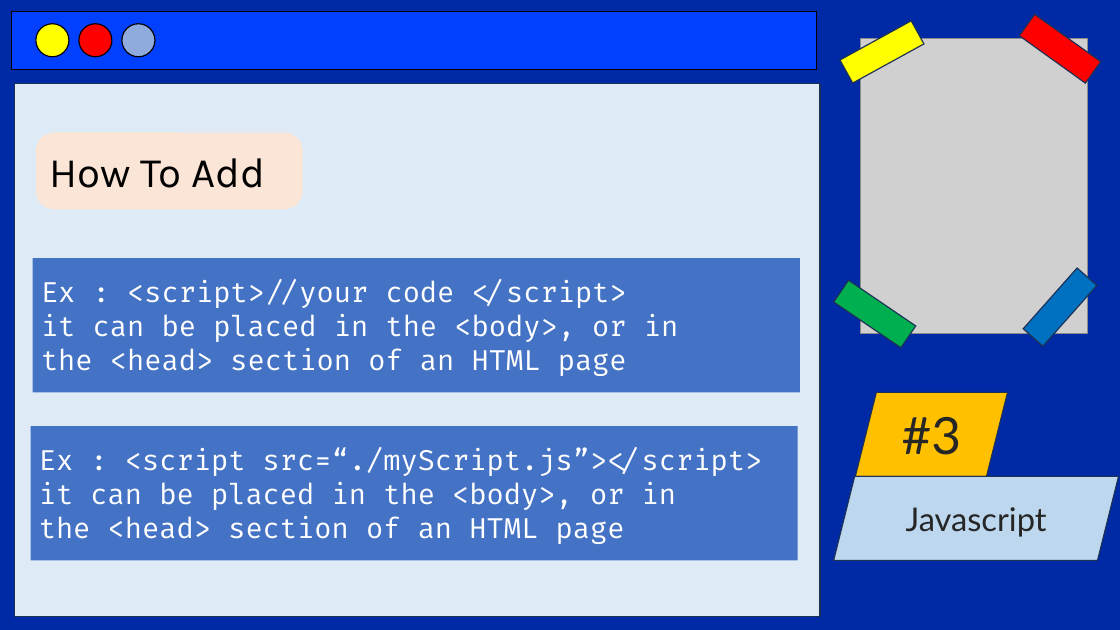
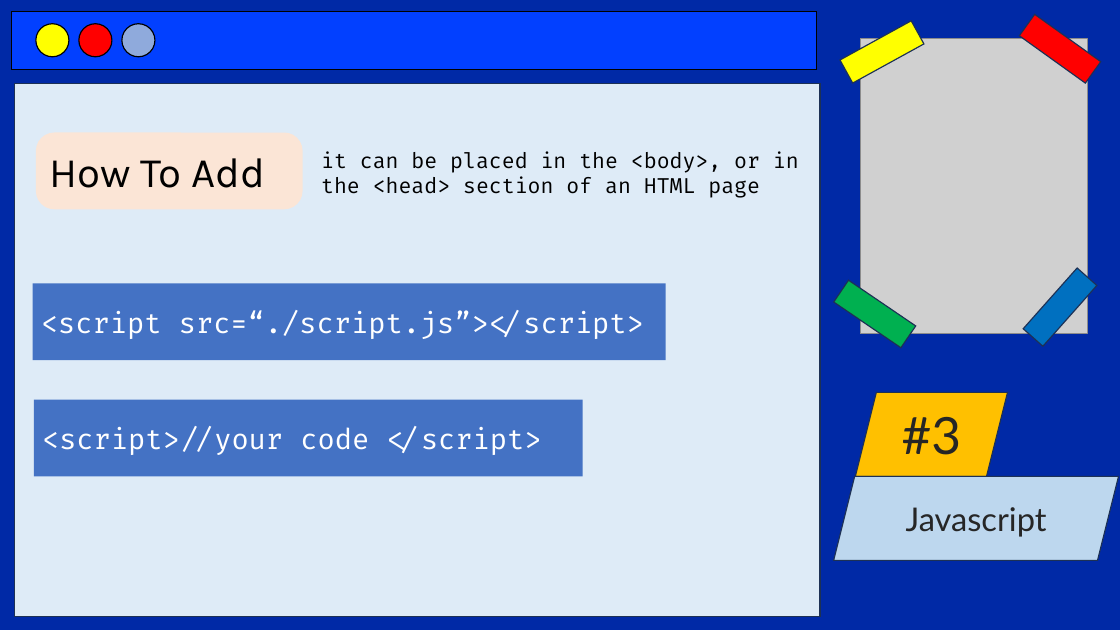
Before and after one commit to codewithjoees/courses-software-developer-complete, a slide deck: slide 22 of ppt/3.javascript-nodejs/javascript.pptx. Drawn at 1120x630 pixels with LibreOffice and Linux fonts; fonts in the diff are those of the drawing; grey boxes stand for pictures. Boxes give left, top, right and bottom in pixels: in the first picture for what was removed or moved away, otherwise in the second. Text is boxed around its words. In the diff, an @@ line names an element or a change of style, - is before the commit and + after.

```diff
--- a/ppt/3.javascript-nodejs/javascript.pptx
+++ b/ppt/3.javascript-nodejs/javascript.pptx
@@ text added at (321, 151, 799, 198), 18 pt, text #000000 @@
+it can be placed in the <body>, or in the <head> section of an HTML page
@@ rectangle "<script src=“./script.js”></script>": place and size @@
-rectangle "<script src=“./script.js”></script>" at (30, 426, 797, 560)
+rectangle "<script src=“./script.js”></script>" at (33, 283, 665, 360)
@@ text in rectangle at (41, 310, 644, 339): text changed @@
-Ex : <script src=“./myScript.js”></script>
-it can be placed in the <body>, or in the <head> section of an HTML page
+<script src=“./script.js”></script>
@@ rectangle "<script>//your code </script>": place and size @@
-rectangle "<script>//your code </script>" at (33, 258, 800, 392)
+rectangle "<script>//your code </script>" at (34, 400, 582, 476)
@@ text in rectangle at (42, 426, 542, 455): text changed @@
-Ex : <script>//your code </script>
-it can be placed in the <body>, or in the <head> section of an HTML page
+<script>//your code </script>
```
Also in this commit, not shown: 4 other slides changed, 9 other files.
